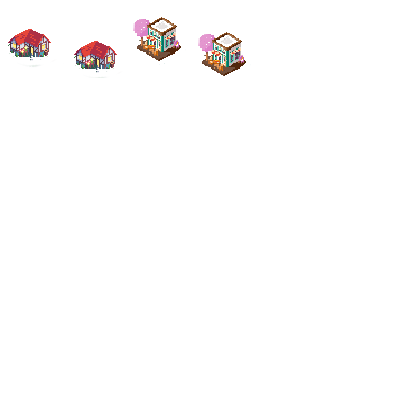
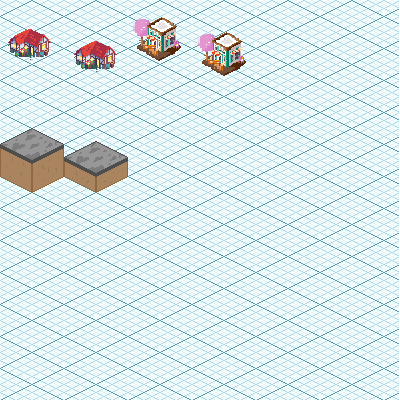
The second 400 x 400 image is a revision of the first. Changes to its layers:
renamed "Paint Layer 2 (pasted) Merged" to "Paint Layer 1 Merged", painted on it over [0, 0, 320, 256]
showed "Paint Layer 2 (pasted) Merged", painted on it over [0, 0, 399, 400]
